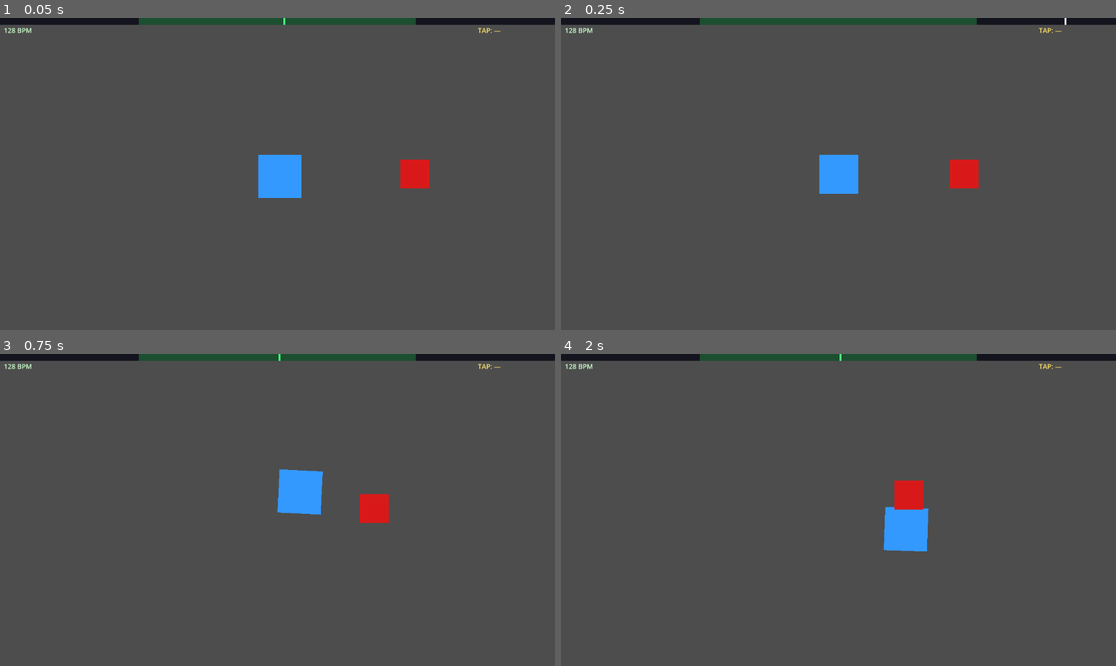
Above: before the commit, frames 1-4 (two rows, left to right).
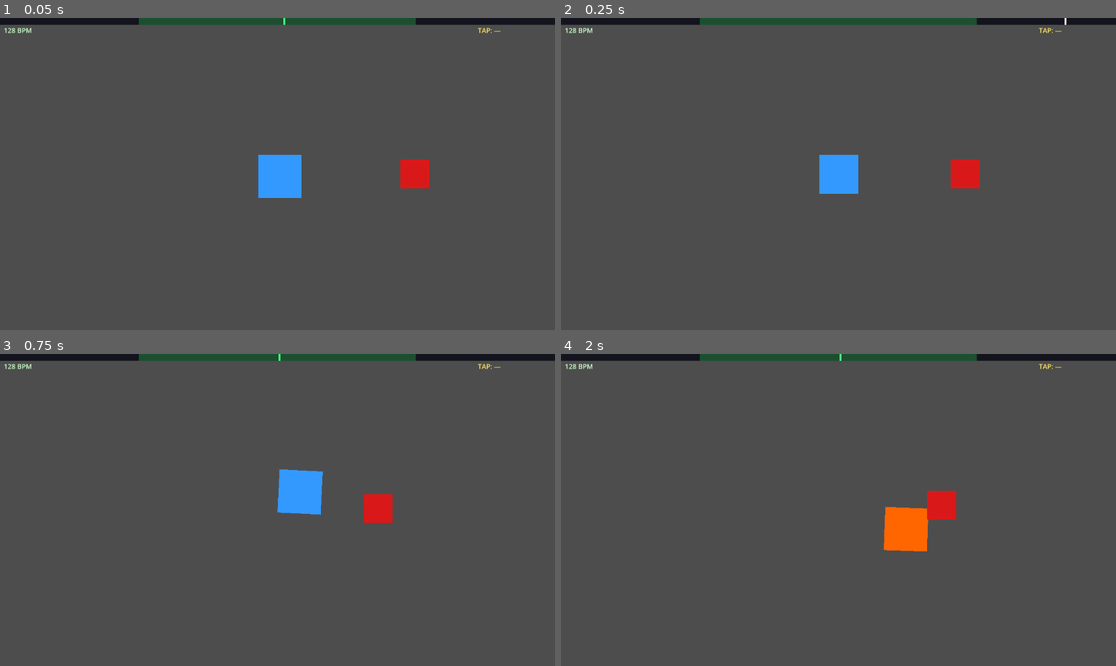
Above: after the commit, the same moments.

Repository: Telooss/420STROM
Game: Godot game, scene res://node_2d.tscn
Two runs of this game, one before a commit and one after it. Both use one fixed random seed, a clock stepped at 60 frames per second and the inputs below.
Inputs (mouse positions are in pixels of both pictures, inside the frame that each line leads up to):
- Up to frame 1 (0.05 s): no input
- Up to frame 2 (0.25 s): no input
- Up to frame 3 (0.75 s): tap Enter at 0.5 s; move the mouse to (399, 494) at 0.52 s; hold D from 0.53 s (still down); hold Z from 0.53 s (still down); click (399, 494) at 0.67 s
- Up to frame 4 (2 s): move the mouse to (727, 525) at 1.27 s; release D at 1.28 s; release Z at 1.28 s; hold S from 1.28 s (still down); tap Q at 1.35 s

Frame 1 is identical in both runs. In frame 2, less than 0.1% of the frame differs, in the area x 69-76%, y 45-55%; in frame 3, 0.1%; in frame 4, 2.0%, in the area x 58-72%, y 40-64%.

Commit message:
tweak: ennemi — contact range 45→30, recul 80px sur hit joueur
- CONTACT_RANGE réduit à 30px (plus précis visuellement)
- Knockback : ennemi recule de 80px et est stun 0.6s après contact
- Donne de l'espace au joueur pour réagir

Co-Authored-By: Claude Sonnet 4.6 <noreply@anthropic.com>

Diff:
--- a/scripts/enemy.gd
+++ b/scripts/enemy.gd
@@ -3,19 +3,22 @@
 signal destroyed(on_beat: bool)
 
 const BASE_COLOR := Color(0.85, 0.1, 0.1, 1)
-const CONTACT_RANGE := 45.0
+const CONTACT_RANGE := 30.0
 
-@export var move_speed: float = 120.0
+@export var move_speed: float = 110.0
 
 @onready var rect: ColorRect = $ColorRect
 
 var _player: Node2D = null
+var _stunned: bool = false
 
 func _ready() -> void:
 	add_to_group("enemy")
 	rect.color = BASE_COLOR
 
 func _process(delta: float) -> void:
+	if _stunned:
+		return
 	if _player == null:
 		_player = get_tree().get_first_node_in_group("player") as Node2D
 		if _player == null:
@@ -26,6 +29,14 @@
 
 	if global_position.distance_to(_player.global_position) < CONTACT_RANGE:
 		_player.on_enemy_contact()
+		_knockback(dir)
+
+func _knockback(dir: Vector2) -> void:
+	_stunned = true
+	var tween := create_tween()
+	tween.tween_property(self, "global_position", global_position - dir * 80.0, 0.2)
+	await get_tree().create_timer(0.6).timeout
+	_stunned = false
 
 func take_hit(on_beat: bool) -> void:
 	destroyed.emit(on_beat)
